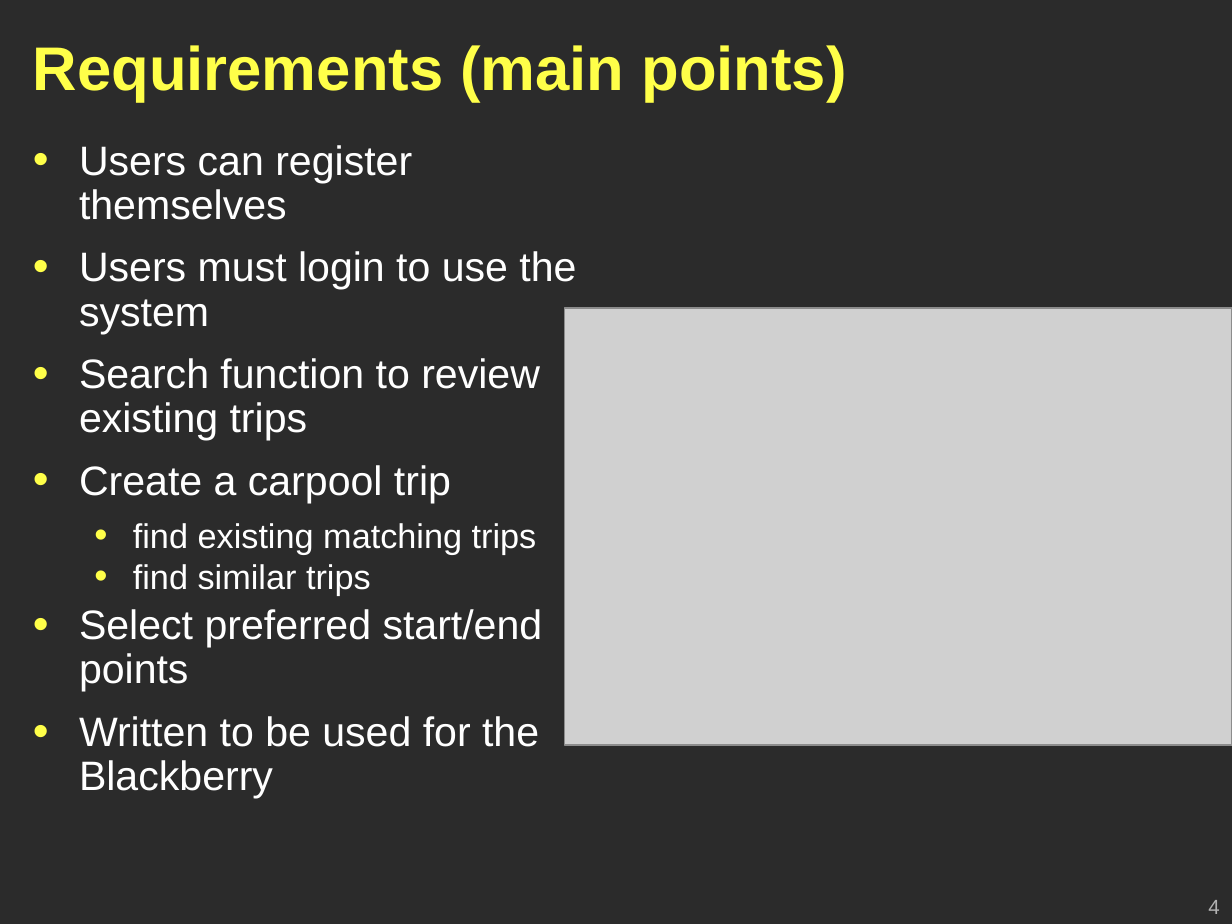
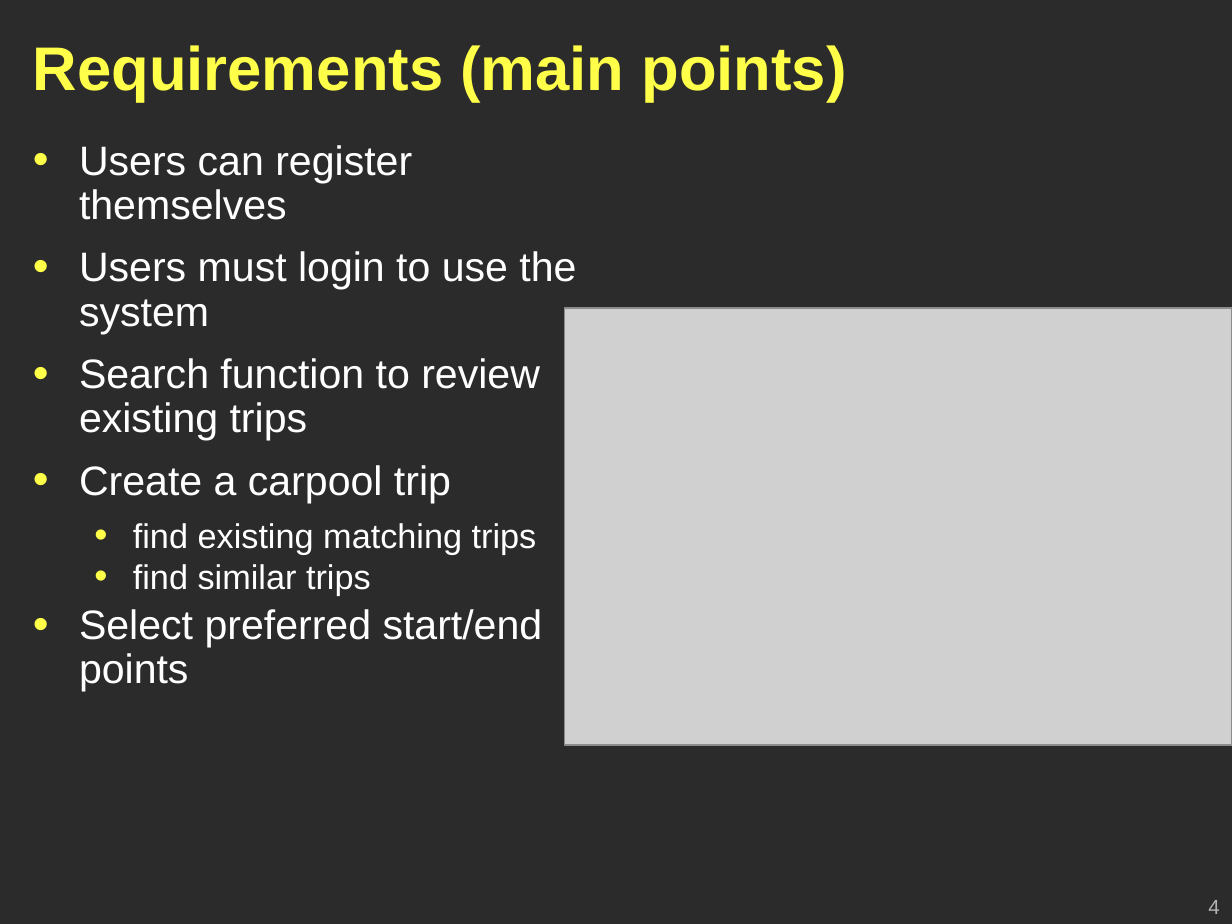
Before and after one commit to Geoffsc/psu-edu-sweng500, a slide deck: slide 4 of docs/presentation/sweng500-carpool-presentation.ppt. Drawn at 1232x924 pixels with LibreOffice and Linux fonts; fonts in the diff are those of the drawing; grey boxes stand for pictures; background and template pictures are left out; a plain dark background stands for a picture behind light text. Boxes give left, top, right and bottom in pixels: in the first picture for what was removed or moved away, otherwise in the second. Text is boxed around its words. In the diff, an @@ line names an element or a change of style, - is before the commit and + after.

```diff
--- a/docs/presentation/sweng500-carpool-presentation.ppt
+++ b/docs/presentation/sweng500-carpool-presentation.ppt
@@ text at (x1=79, y1=716, x2=539, y2=798): paragraph removed @@
-• Written to be used for the Blackberry
```
Also in this commit, not shown: 2 other slides changed.
